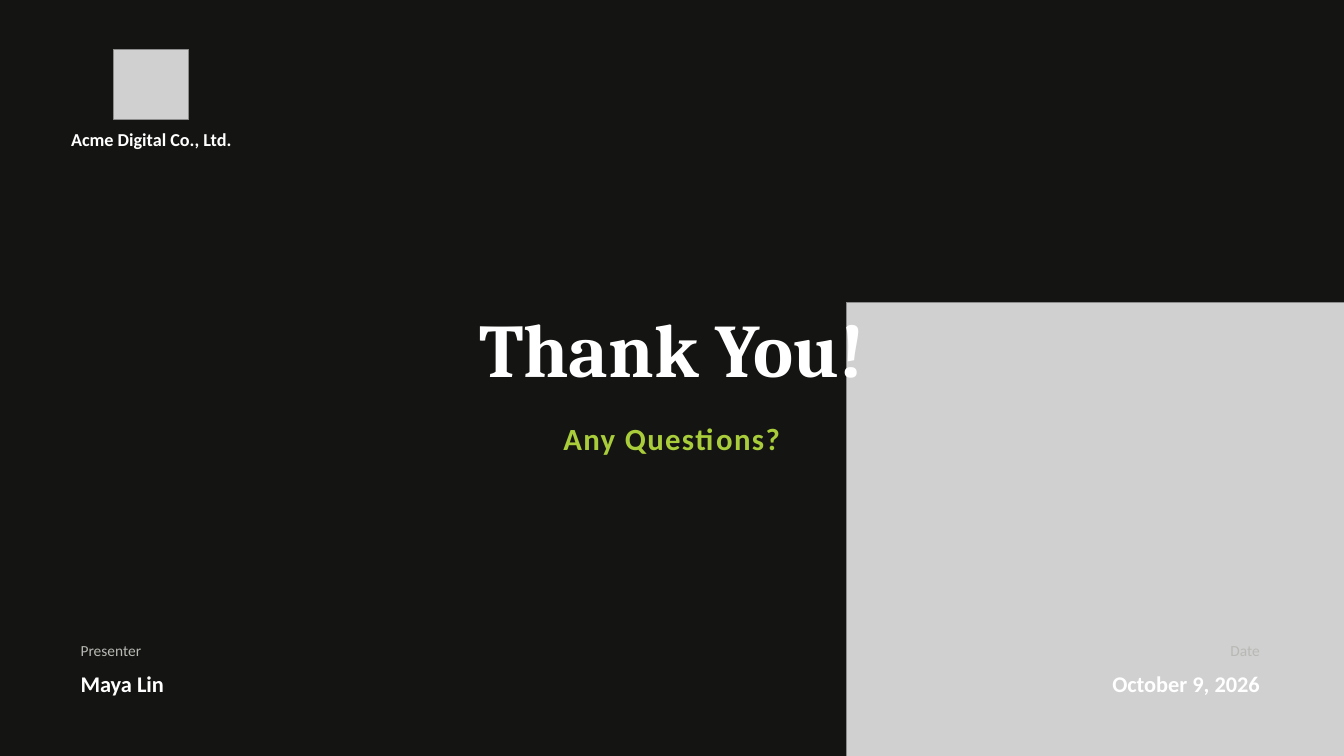
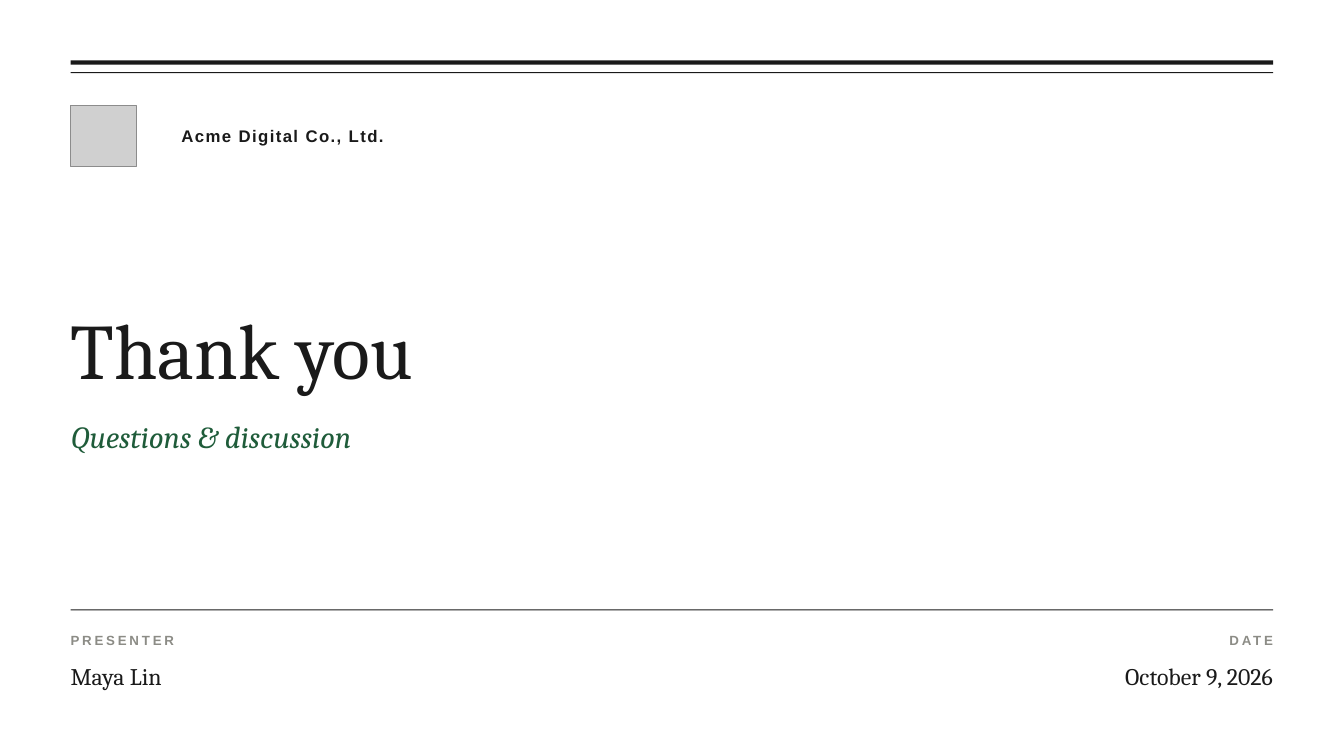
Before and after one commit to Soe-Moe/showship, a slide deck: slide 11 of docs/example-deck.pptx. Drawn at 1344x756 pixels with LibreOffice and Linux fonts; fonts in the diff are those of the drawing; grey boxes stand for pictures. Boxes give left, top, right and bottom in pixels: in the first picture for what was removed or moved away, otherwise in the second. Text is boxed around its words. In the diff, an @@ line names an element or a change of style, - is before the commit and + after.

```diff
--- a/docs/example-deck.pptx
+++ b/docs/example-deck.pptx
@@ background #141412 to #FFFFFF @@
@@ line added from (71, 63) to (1273, 63), #1A1A1A 3 pt @@
@@ line added from (71, 73) to (1273, 73), #1A1A1A 0.75 pt @@
@@ picture: place and size @@
-picture at bbox=[114, 49, 190, 119]
+picture at bbox=[71, 106, 136, 166]
@@ text "Acme Digital Co., Ltd.": place and size @@
-text "Acme Digital Co., Ltd." at bbox=[71, 133, 231, 149]
+text "Acme Digital Co., Ltd." at bbox=[181, 130, 384, 146]
@@ text "Acme Digital Co., Ltd." at bbox=[181, 130, 384, 146]: size 13 to 12 pt, font Calibri to Arial, text colour #FFFFFF to #1A1A1A, letter spacing 0 to 1 pt; alignment centre to left @@
@@ text at bbox=[71, 324, 414, 396]: text changed; size 54 to 56 pt; text colour #FFFFFF to #1A1A1A; bold off @@
-Thank You!
+Thank you
@@ picture removed at bbox=[847, 302, 1344, 756] @@
@@ text at bbox=[71, 426, 351, 453]: text changed; font Calibri to Cambria; text colour #A8CC3A to #1F5C3A; bold off; italic on @@
-Any Questions?
+Questions & discussion
@@ line added from (71, 610) to (1273, 610), #1A1A1A 0.75 pt @@
@@ text added at bbox=[820, 627, 1273, 653], 9.5 pt, text #8C8C86, bold @@
+DATE
@@ text at bbox=[71, 636, 174, 645]: text changed; size 11 to 9.5 pt; font Calibri to Arial; text colour #B8B8B4 to #8C8C86; bold on @@
-Presenter
+PRESENTER
@@ text "Maya Lin" at bbox=[71, 669, 162, 690]: size 16 to 17 pt, font Calibri to Cambria, text colour #FFFFFF to #1A1A1A, bold off @@
@@ text "Maya Lin": place and size @@
-text "Maya Lin" at bbox=[81, 676, 164, 696]
+text "Maya Lin" at bbox=[71, 669, 162, 690]
@@ text "October 9, 2026": place and size @@
-text "October 9, 2026" at bbox=[1112, 677, 1260, 694]
+text "October 9, 2026" at bbox=[1125, 668, 1273, 688]
@@ text "October 9, 2026" at bbox=[1125, 668, 1273, 688]: size 16 to 17 pt, font Calibri to Cambria, text colour #FFFFFF to #1A1A1A, bold off @@
```
Also in this commit, not shown: 10 other slides changed, 15 other files.
